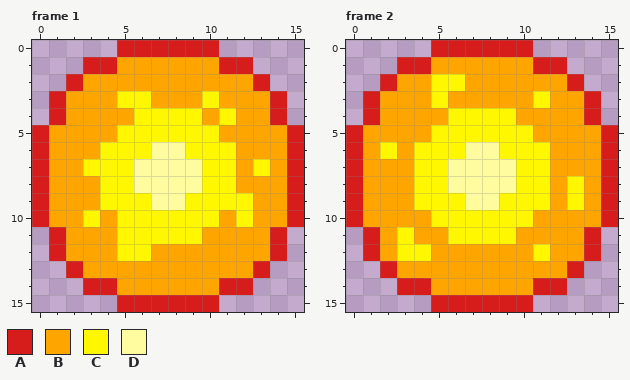
Pixel-art file, stored at arts/pixelArt/aespriteFiles/fireball.aseprite. That is the earlier state.
16x16 pixels, 3 frames. Shown: frame 1, frame 2. The commit also changed other frames, which this record leaves out.
Palette (. is transparent): A #d71c1c  B #ffa500  C #fff700  D #fffca0
Pixels before, frame 1, first column x 0:
 0 .....AAAAAA.....
 1 ...AABBBBBBAA...
 2 ..ABBBBBBBBBBA..
 3 .ABBBCCBBBCBBBA.
 4 .ABBBBCCCCBCBBA.
 5 ABBBBCCCCCCBBBBA
 6 ABBBCCCDDCCCBBBA
 7 ABBCCCDDDDCCBCBA
 8 ABBBCCDDDDCCBBBA
 9 ABBBCCCDDCCCCBBA
10 ABBCBCCCCCCBCBBA
11 .ABBBCCCCCBBBBA.
12 .ABBBCCBBBBBBBA.
13 ..ABBBBBBBBBBA..
14 ...AABBBBBBAA...
15 .....AAAAAA.....
Pixels before, frame 2, first column x 0:
 0 .....AAAAAA.....
 1 ...AABBBBBBAA...
 2 ..ABBCCBBBBBBA..
 3 .ABBBCBBBBBCBBA.
 4 .ABBBBCCCCBBBBA.
 5 ABBBBCCCCCCBBBBA
 6 ABCBCCCDDCCCBBBA
 7 ABBBCCDDDDCCBBBA
 8 ABBBCCDDDDCCBCBA
 9 ABBBCCCDDCCCBCBA
10 ABBBBCCCCCCBBBBA
11 .ABCBBCCCCBBBBA.
12 .ABCCBBBBBBCBBA.
13 ..ABBBBBBBBBBA..
14 ...AABBBBBBAA...
15 .....AAAAAA.....
After the commit:
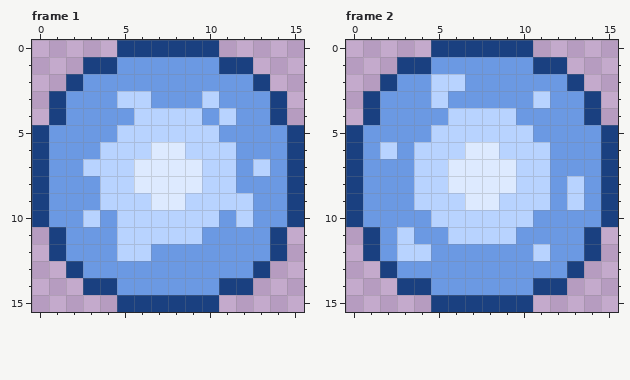
Change:
colour A: #d71c1c -> #1a4080
colour B: #ffa500 -> #6b99e3
colour C: #fff700 -> #b8d3ff
colour D: #fffca0 -> #ddeaff
Pixel boxes of the changes (left, top, right, bottom) in both pictures:
changed: (32, 40, 304, 312)
changed: (346, 40, 618, 312)
